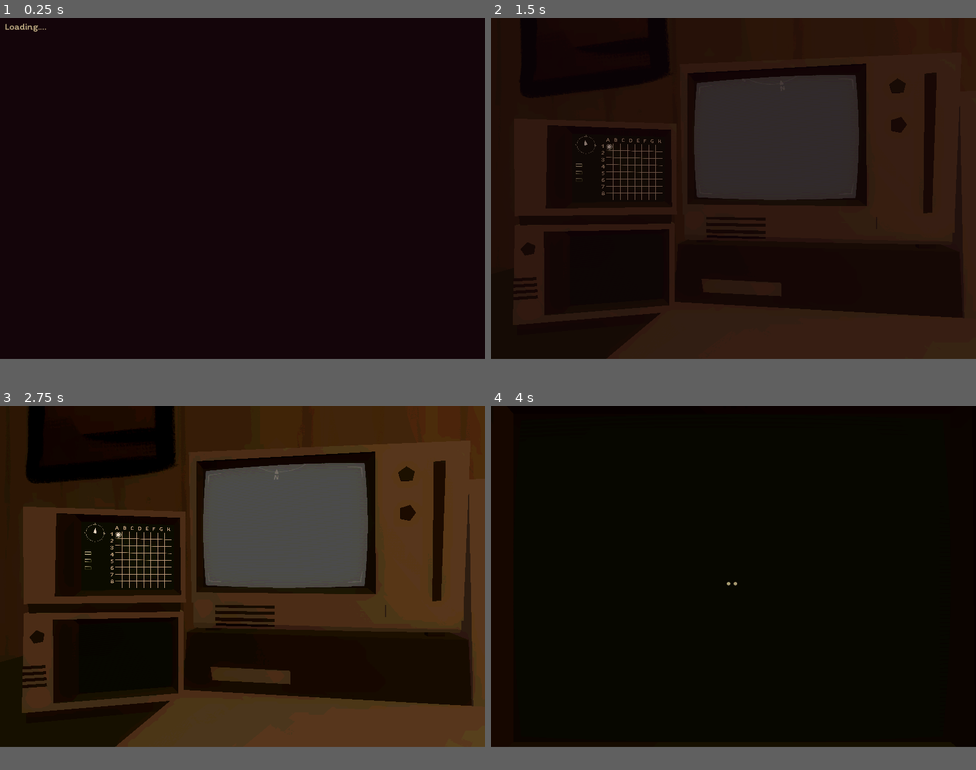
Above: before the commit, frames 1-4 (two rows, left to right).
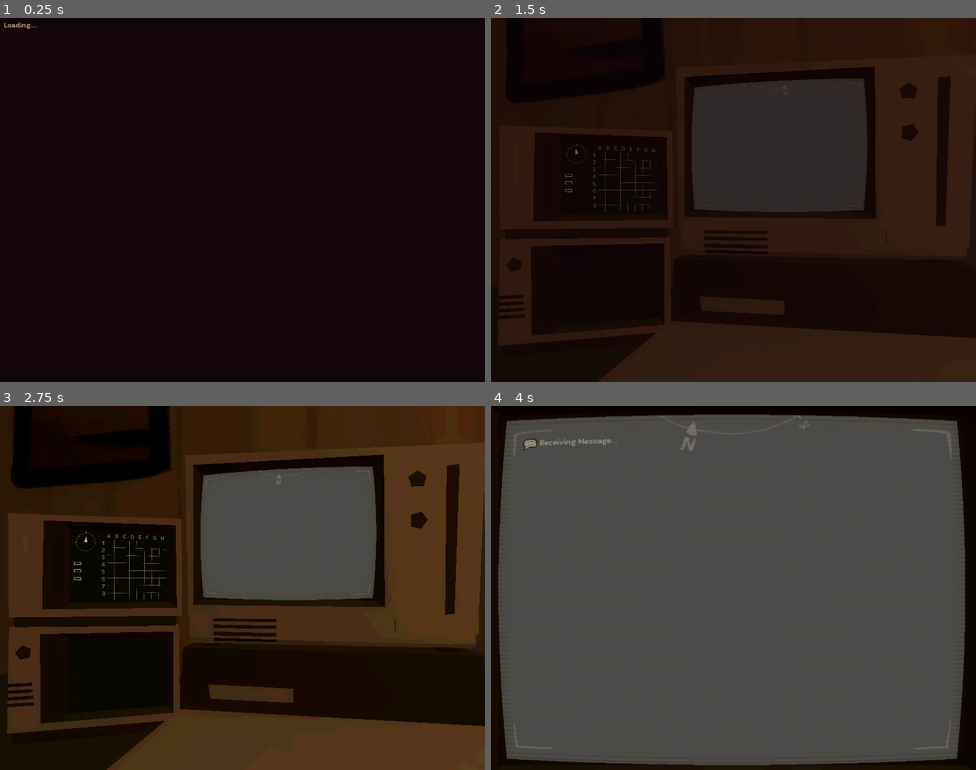
Above: after the commit, the same moments.

Repository: AlexSabetti/danglingpointersfinalproject
Game: Godot game, scene res://scenes/Levels/main_level.tscn
The game is run twice, just before and just after one commit, with the same random seed, the same clock (stepped at 60 frames per second) and the same inputs.
Inputs (mouse positions are in pixels of both pictures, inside the frame that each line leads up to):
- Up to frame 1 (0.25 s): no input
- Up to frame 2 (1.5 s): tap Enter (enter_key) at 0.5, 0.6 s; move the mouse to (840, 170) at 0.52 s; hold D (rotate_right) 0.53-1.28 s; click (840, 170) at 0.67 s; move the mouse to (636, 207) at 1.27 s; hold S (lean_back) from 1.28 s (still down); tap Mouse wheel down (scroll_down) at 1.35 s
- Up to frame 3 (2.75 s): move the mouse to (291, 500) at 2.02 s; release S (lean_back) at 2.03 s; hold D (rotate_right) from 2.03 s (still down); tap Mouse wheel up (scroll_up) at 2.1 s
- Up to frame 4 (4 s): move the mouse to (709, 646) at 2.77 s; release D (rotate_right) at 2.78 s; hold W (lean_forward) 2.78-3.53 s; tap Space (toggle_light) at 2.85 s; click (709, 646) at 2.92 s; move the mouse to (879, 628) at 3.52 s; hold A (rotate_left) from 3.53 s (still down); tap Enter (enter_key) at 3.6 s
The window is 800x562 before the commit and 800x600 after it. Grey fills any space a smaller window leaves; there, only what the larger window draws over its background counts as a difference.

The runs differ from the first frame. In frame 1, less than 0.1% of the frame differs, in the area x 0-10%, y 1-4%; in frame 2, 19%; in frame 3, 25%; in frame 4, 89%, in the area x 0-100%, y 2-100%.
Error in both runs: Invalid access to property or key 'node_id' on a base object of type 'Nil'. (res://scripts/GameController.gd:244)

Commit message:
updated map display

Diff:
--- a/project.godot
+++ b/project.godot
@@ -24,8 +24,8 @@
 
 [display]
 
-window/size/viewport_width=1280
-window/size/viewport_height=900
+window/size/viewport_width=1600
+window/size/viewport_height=1200
 window/stretch/mode="viewport"
 window/stretch/aspect="keep_width"
 mouse_cursor/custom_image="uid://dktq2be554m4r"
--- a/resources/Materials/M_Purple.tres
+++ b/resources/Materials/M_Purple.tres
@@ -1,6 +1,6 @@
 [gd_resource type="StandardMaterial3D" load_steps=2 format=3 uid="uid://bbllsegw0ygtt"]
 
-[ext_resource type="Texture2D" uid="uid://u1ueunhs1lew" path="res://resources/Textures/EB_PurpleWoodTexture_a1.png" id="1_trnfq"]
+[ext_resource type="Texture2D" uid="uid://dva23b2psibjm" path="res://resources/Textures/EB_LightPurpleWoodTexture_a1.png" id="1_trnfq"]
 
 [resource]
 diffuse_mode = 3
--- a/resources/Shaders/VS_Dissolve3D.tres
+++ b/resources/Shaders/VS_Dissolve3D.tres
@@ -463,7 +463,6 @@
 
 }
 "
-graph_offset = Vector2(648.021, -298.418)
 modes/cull = 2
 modes/diffuse = 3
 modes/specular = 1
--- a/scenes/Entities/Drone.tscn
+++ b/scenes/Entities/Drone.tscn
@@ -41,7 +41,7 @@
 
 [node name="SpotLight3D1" type="SpotLight3D" parent="Camera3D"]
 transform = Transform3D(0.999522, 0.0257137, -0.0171872, -0.0223427, 0.984554, 0.173648, 0.0213869, -0.173181, 0.984658, -0.25, 0.2, -1.41561e-07)
-light_color = Color(0.829938, 0.820217, 0.585807, 1)
+light_color = Color(0.754333, 0.792716, 0.586486, 1)
 light_energy = 0.0
 light_volumetric_fog_energy = 0.5
 light_cull_mask = 4294967293
@@ -50,7 +50,7 @@
 
 [node name="SpotLight3D2" type="SpotLight3D" parent="Camera3D"]
 transform = Transform3D(0.999522, -0.0257137, 0.0171872, 0.0223427, 0.984554, 0.173648, -0.0213869, -0.173181, 0.984658, 0.25, 0.2, -1.41561e-07)
-light_color = Color(0.831373, 0.819608, 0.584314, 1)
+light_color = Color(0.752941, 0.792157, 0.588235, 1)
 light_energy = 0.0
 light_volumetric_fog_energy = 0.5
 light_cull_mask = 4294967293
--- a/scenes/Levels/Rooms/Room13_a1.tscn
+++ b/scenes/Levels/Rooms/Room13_a1.tscn
@@ -309,7 +309,7 @@
 max_h_rotation = 60.0
 
 [node name="TestCamera3D" type="Camera3D" parent="CameraNodes/CameraNode_Cave4"]
-transform = Transform3D(0.999999, 7.07149e-09, -1.20723e-07, -1.11982e-11, 1, 3.0268e-09, 1.16415e-10, 0, 1, -0.00578594, 0.00205231, -5.83987)
+transform = Transform3D(0.999999, 7.07149e-09, -1.20723e-07, -1.11982e-11, 1, 3.0268e-09, 1.16415e-10, 0, 1, 0, 0, 0)
 
 [node name="UnderWaterRoom13_a1" parent="." instance=ExtResource("21_vq3jy")]
 
@@ -339,8 +339,8 @@
 [node name="Foliage33" parent="UnderWaterRoom13_a1" instance=ExtResource("5_s5uts")]
 transform = Transform3D(0, 0, -1.41973, 0, 1.61444, 0, 1.39763, 0, -1.78814e-07, 9.38648, 0.12935, 3.60622)
 foliage_Texture = ExtResource("6_qp3w2")
-sway_amount = 0.2
-sway_speed = 0.5
+sway_amount = 0.15
+sway_speed = 0.4
 meshOffset = Vector3(0, -0.34, 0)
 meshScale = Vector3(2, 3, 2)
 
--- /dev/null
+++ b/scenes/UI/ui_grid_square.tscn
@@ -0,0 +1,40 @@
+[gd_scene load_steps=3 format=3 uid="uid://do8p2a2i026oy"]
+
+[ext_resource type="Script" uid="uid://da7r80wxpog4i" path="res://scripts/ui_map_square.gd" id="1_xdwab"]
+[ext_resource type="Texture2D" uid="uid://bkp6nhm8htl5g" path="res://resources/Textures/Sprites/CompCircle1_a1.png" id="2_fo7j7"]
+
+[node name="UIGridSquare" type="Control"]
+layout_mode = 3
+anchors_preset = 15
+anchor_right = 1.0
+anchor_bottom = 1.0
+grow_horizontal = 2
+grow_vertical = 2
+size_flags_horizontal = 3
+size_flags_vertical = 3
+script = ExtResource("1_xdwab")
+
+[node name="BGSquare" type="ColorRect" parent="."]
+layout_mode = 1
+anchors_preset = 15
+anchor_right = 1.0
+anchor_bottom = 1.0
+grow_horizontal = 2
+grow_vertical = 2
+size_flags_horizontal = 3
+size_flags_vertical = 3
+color = Color(0.0392157, 0.0470588, 0.0313726, 1)
+
+[node name="PlayerIcon" type="Control" parent="BGSquare"]
+visible = false
+layout_mode = 1
+anchors_preset = 8
+anchor_left = 0.5
+anchor_top = 0.5
+anchor_right = 0.5
+anchor_bottom = 0.5
+grow_horizontal = 2
+grow_vertical = 2
+
+[node name="Sprite2D" type="Sprite2D" parent="BGSquare/PlayerIcon"]
+texture = ExtResource("2_fo7j7")
--- a/scenes/UI/ui_map_display.tscn
+++ b/scenes/UI/ui_map_display.tscn
@@ -43,9 +43,16 @@
 
 [node name="GridBackGround" type="ColorRect" parent="MarginContainer/MarginContainer_Grid"]
 layout_mode = 2
-color = Color(0.624702, 0.516195, 0.392268, 1)
+color = Color(0.486275, 0.443137, 0.364706, 1)
+
+[node name="MapGrid" type="GridContainer" parent="MarginContainer/MarginContainer_Grid"]
+layout_mode = 2
+theme_override_constants/h_separation = 4
+theme_override_constants/v_separation = 4
+columns = 8
 
 [node name="VBoxContainer" type="VBoxContainer" parent="MarginContainer/MarginContainer_Grid"]
+visible = false
 layout_mode = 2
 theme_override_constants/separation = 8
 
@@ -474,6 +481,7 @@
 color = Color(0.0392157, 0.0470588, 0.0313726, 1)
 
 [node name="MapIcons" type="Control" parent="MarginContainer/MarginContainer_Grid"]
+visible = false
 layout_mode = 2
 
 [node name="DroneIcon" type="Label" parent="MarginContainer/MarginContainer_Grid/MapIcons"]
@@ -498,7 +506,7 @@
 offset_right = 1234.0
 offset_bottom = 132.0
 theme = ExtResource("1_ux1rw")
-theme_override_colors/font_color = Color(0.623529, 0.517647, 0.392157, 1)
+theme_override_colors/font_color = Color(0.486275, 0.443137, 0.364706, 1)
 theme_override_font_sizes/font_size = 80
 text = "A   B   C   D   E   F   G   H"
 
@@ -509,7 +517,7 @@
 offset_right = 1172.0
 offset_bottom = 902.0
 theme = ExtResource("1_ux1rw")
-theme_override_colors/font_color = Color(0.623529, 0.517647, 0.392157, 1)
+theme_override_colors/font_color = Color(0.486275, 0.443137, 0.364706, 1)
 theme_override_constants/line_spacing = 21
 theme_override_font_sizes/font_size = 80
 text = "1
@@ -691,7 +699,6 @@
 fit_content = true
 
 [node name="Filter" type="ColorRect" parent="."]
-visible = false
 material = SubResource("ShaderMaterial_gse5x")
 anchors_preset = 15
 anchor_right = 1.0
--- a/scripts/ui_map_display.gd
+++ b/scripts/ui_map_display.gd
@@ -17,6 +17,13 @@
 @onready var sampleSPosLabel3 := $Status/SamplePosLabel3
 var samplepos3:String = "S3"
 var signal_manager: SignalBus = SigBus
+var gridSquare := preload("res://scenes/UI/ui_grid_square.tscn")
+var mapScale:int = 8
+var mapSquares: Array[Array] = []
+@onready var MapGrid:GridContainer = $MarginContainer/MarginContainer_Grid/MapGrid
+
+var mapPosOffset:int = 4
+var currGridSquare:UI_GridSquare
 
 var rng = RandomNumberGenerator.new()
 @onready var GlitchTimer:Timer = $GlitchTimer
@@ -37,9 +44,11 @@
 		rowPos += 1
 
 	#setDroneIconPos(Vector2(1,2))
-	signal_manager.connect("icon_loc_change", setDroneIconPos)
+	signal_manager.connect("icon_loc_change", updateMapPos)
 	signal_manager.connect("end_game", setRandomMapPos)
 	#print(str(gridMap))
+
+	prepare_map()
 
 func _process(delta: float) -> void:
 	# update the compass rotation
@@ -49,12 +58,66 @@
 	else:
 		CompassPointer.rotation += deg_to_rad(1000) * delta
 
+# sets up the map by populating the MapGrid with grid squares
+func prepare_map():
+	MapGrid.columns = mapScale
+	for x in range(0, mapScale):
+		mapSquares.append([])
+		for y in range(0, mapScale):
+			var MS:UI_GridSquare= gridSquare.instantiate()
+			MapGrid.add_child(MS)
+			mapSquares[x].append(MS)
+
+
+
+func updateMapPos(c: Vector2):
+	var coords:Vector2 = Vector2(c.x + mapPosOffset, c.y + mapPosOffset)
+
+	# set previous square as having no player (if there was a previous square)
+	if currGridSquare != null:
+		# set previous grid square to no longer have the player icon
+		currGridSquare.set_has_player(false)
+
+	# check if new position is on the map
+	# if not, put an arrow pointing in the gerneral direction of the drone.
+	if (coords.y < 0):	# if off the grid to the
+		currGridSquare = mapSquares[0][coords.x] as UI_GridSquare
+		currGridSquare.set_has_player(true)
+		currGridSquare.set_drone_icon(1)
+
+	else: if (coords.y > mapSquares.size() - 1):	# if off the grid to the
+		currGridSquare = mapSquares[mapSquares.size() - 1][coords.x] as UI_GridSquare
+		currGridSquare.set_has_player(true)
+		currGridSquare.set_drone_icon(2)
+
+	else: if (coords.x < 0):	# if off the grid to the
+		currGridSquare = mapSquares[coords.y][0] as UI_GridSquare
+		currGridSquare.set_has_player(true)
+		currGridSquare.set_drone_icon(3)
+
+	else: if (coords.x > mapSquares.size() - 1):	# if off the grid to the
+		currGridSquare = mapSquares[coords.y][mapSquares.size() - 1] as UI_GridSquare
+		currGridSquare.set_has_player(true)
+		currGridSquare.set_drone_icon(4)
+
+	else: # if on the grid
+
+		# set current grid square to have the player icon
+		currGridSquare = mapSquares[coords.y][coords.x] as UI_GridSquare
+		if !currGridSquare.has_been_visited:
+			currGridSquare._on_explored()
+		currGridSquare.set_has_player(true)
+		currGridSquare.set_drone_icon(0)
+
+
+	#setDroneIconPos(coords)
+
 # moves the map icon for the drone's position to the correct spot. Coordinates start from upper left corner
 func setDroneIconPos(coords: Vector2) -> void:
 	#print(str(gridMap[coords.y][coords.x]) + " " + str(gridMap[coords.y][coords.x].get_parent()) )
 	#var dronePosition = Vector2((gridMap[coords.y][coords.x] as ColorRect).global_position.x, (gridMap[coords.y][coords.x] as ColorRect).get_parent().global_position.y)
 	#print(coords)
-	DroneIcon.position = Vector2(((coords.x + 4) * 100), ((coords.y + 4) * 100) - 28)
+	DroneIcon.position = Vector2(((coords.x) * 100), ((coords.y) * 100) - 28)
 	#print(dronePosition)
 
 func updateSamplesStatus() -> void:
--- /dev/null
+++ b/scripts/ui_map_square.gd
@@ -0,0 +1,40 @@
+class_name UI_GridSquare
+extends Control
+
+var has_player:bool = false
+var has_been_visited:bool = false
+var is_poi:bool = false
+
+var unexplored_color:Color = Color("#0a0c08")
+var explored_color:Color = Color("#0a0c08b9")
+
+var droneIcon:Texture2D = load("res://resources/Textures/Sprites/CompCircle1_a1.png")
+var drownArrowIcon_Up:Texture2D = load("res://resources/Textures/Sprites/CompMapArrowUp1_a1.png")
+var drownArrowIcon_Down:Texture2D = load("res://resources/Textures/Sprites/CompMapArrowDown1_a1.png")
+var drownArrowIcon_Left:Texture2D = load("res://resources/Textures/Sprites/CompMapArrowLeft1_a1.png")
+var drownArrowIcon_Right:Texture2D = load("res://resources/Textures/Sprites/CompMapArrowRight1_a1.png")
+
+@onready var BGColor:ColorRect = $BGSquare
+@onready var PlayerIcon:Control = $BGSquare/PlayerIcon
+@onready var PlayerIconSprite:Sprite2D = $BGSquare/PlayerIcon/Sprite2D
+
+
+func _on_explored():
+	BGColor.color = explored_color
+	pass
+
+func set_has_player(b:bool):
+	has_player = b
+	PlayerIcon.visible = b
+
+func set_drone_icon(type:int):
+	if type == 0:
+		PlayerIconSprite.texture = droneIcon
+	else: if type == 1:
+		PlayerIconSprite.texture = drownArrowIcon_Up
+	else: if type == 2:
+		PlayerIconSprite.texture = drownArrowIcon_Down
+	else: if type == 3:
+		PlayerIconSprite.texture = drownArrowIcon_Left
+	else: if type == 4:
+		PlayerIconSprite.texture = drownArrowIcon_Right
Not shown, added: resources/Sounds/OceanCry1.wav.import
Binary file added: resources/Textures/Sprites/CompCircle1_a1.png
Not shown, added: resources/Textures/Sprites/CompCircle1_a1.png.import
Binary file added: resources/Textures/Sprites/CompMapArrowDown1_a1.png
Not shown, added: resources/Textures/Sprites/CompMapArrowDown1_a1.png.import
Binary file added: resources/Textures/Sprites/CompMapArrowLeft1_a1.png
Not shown, added: resources/Textures/Sprites/CompMapArrowLeft1_a1.png.import
Binary file added: resources/Textures/Sprites/CompMapArrowRight1_a1.png
Not shown, added: resources/Textures/Sprites/CompMapArrowRight1_a1.png.import
Binary file added: resources/Textures/Sprites/CompMapArrowUp1_a1.png
Not shown, added: resources/Textures/Sprites/CompMapArrowUp1_a1.png.import
Not shown, added: scripts/ui_map_square.gd.uid
(and 1 more such lines)
